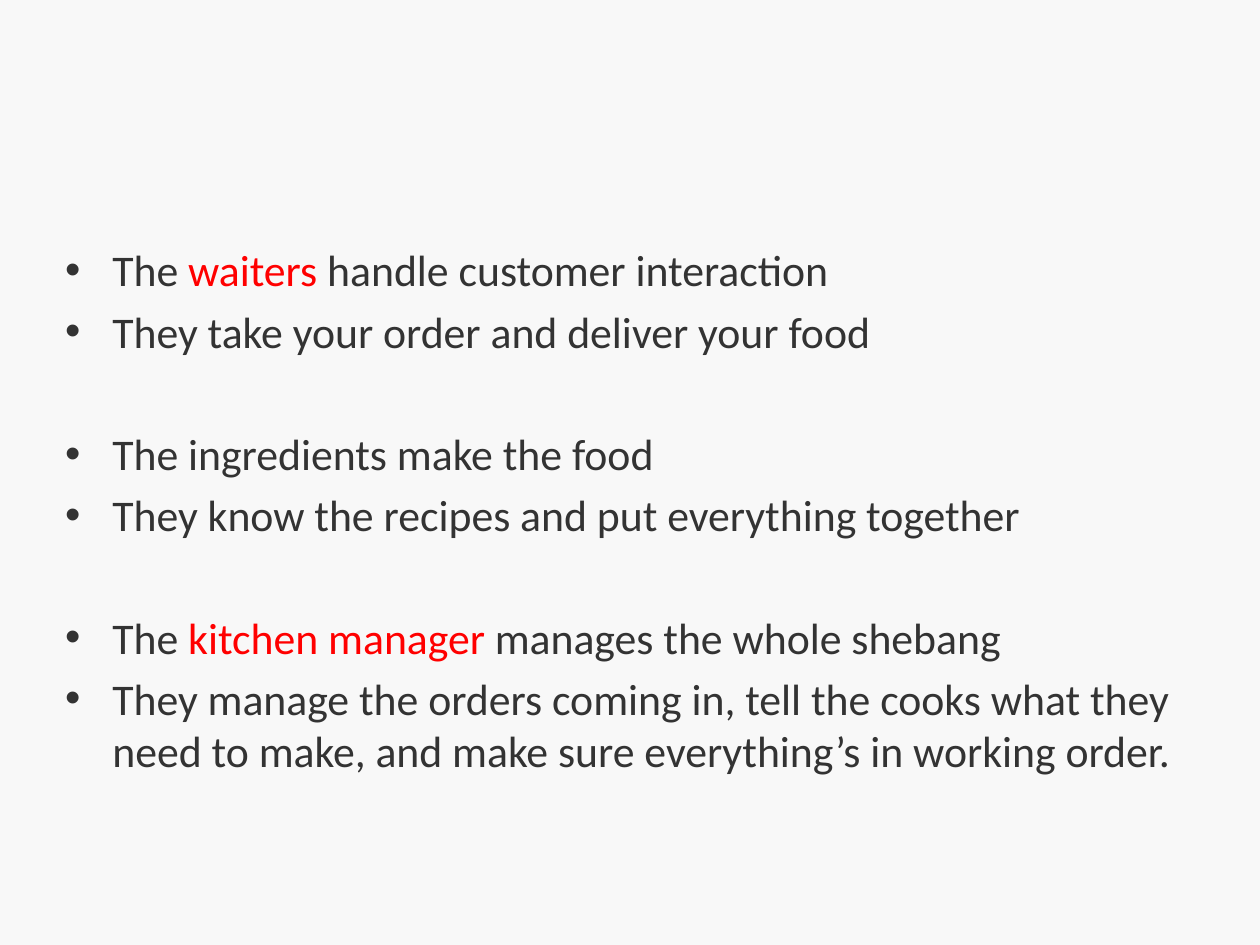
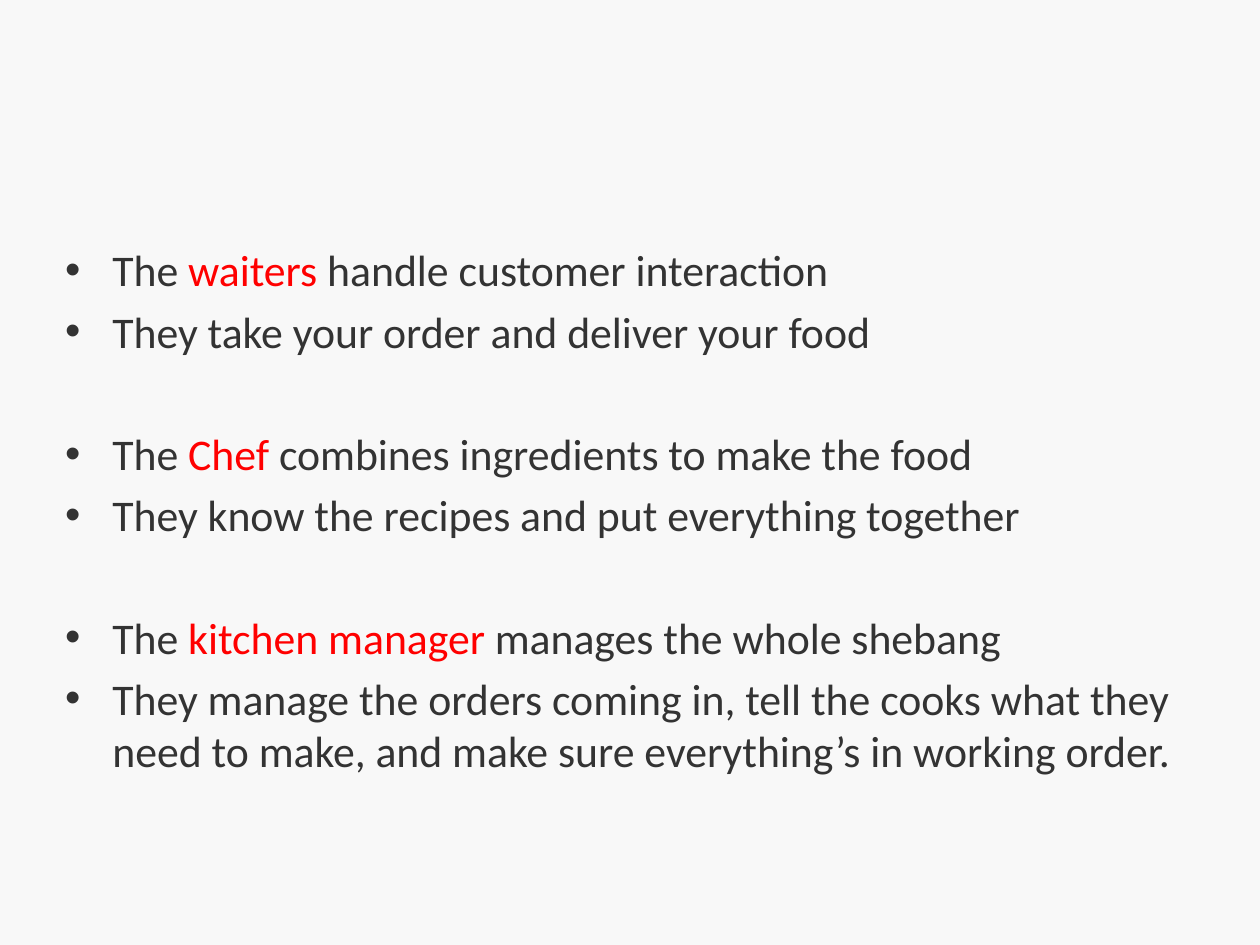
Before and after one commit to bootcoder/lectures, a slide deck: slide 8 of 1phase/ruby-mvc-single-res/HT-MVC.pptx (slide 4 before the commit). Drawn at 1260x945 pixels with LibreOffice and Linux fonts; fonts in the diff are those of the drawing; background and template pictures are left out. Boxes give left, top, right and bottom in pixels: in the first picture for what was removed or moved away, otherwise in the second. Text is boxed around its words. In the diff, an @@ line names an element or a change of style, - is before the commit and + after.

```diff
--- a/1phase/ruby-mvc-single-res/HT-MVC.pptx
+++ b/1phase/ruby-mvc-single-res/HT-MVC.pptx
@@ text at bbox=[112, 439, 972, 478]: text changed @@
-• The ingredients make the food
+• The Chef combines ingredients to make the food
```
Also in this commit, not shown: 7 other slides changed, 1 slide added.
